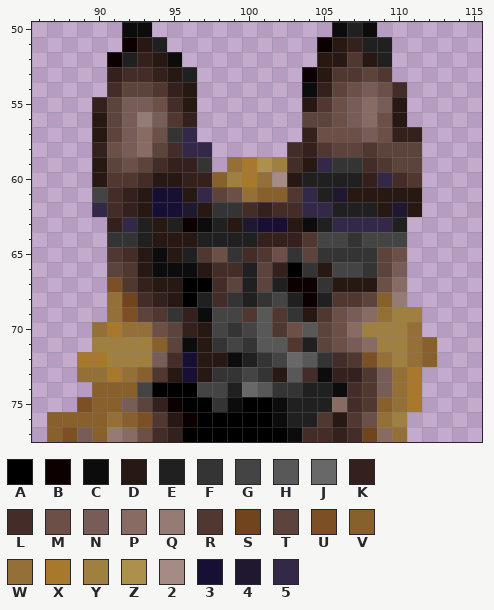
Pixel-art file, stored at Resources/UnitSprites/XcomFaction/XcomDoge/InvDoge/Breed/DOG_M0.ase. Above, as it was before the edit.
320x200 pixels, 1 frame. Shown: x 86..115, y 50..77.
Visible layers, top first: "Layer Copy", "Layer".
Palette (. is transparent): A #000000  B #0c0000  C #0c0c0c  D #281814  E #202020  F #343434  G #444444  H #585858  J #686868  K #34201c  L #442c28  M #6c5048  N #785c58  P #886c64  Q #947c74  R #503830  S #70441c  T #5c443c  U #7c5024  V #88602c  W #947038  X #a8782c  Y #a08040  Z #ac904c  2 #a48c84  3 #181034  4 #201830  5 #342848
Pixels before, first column x 87:
50 .....CC............CEC....
51 .....BDE..........BDKEE...
52 ....BEKDC.........DDRDE...
53 ....KLLKDE.......BDRRTR...
54 ....LTTRKD.......CKTMNML..
55 ...KTNNMLD.......DRMNPND..
56 ...DTNQNRK.......TTMNPMD..
57 ...DTNPMF5.......KMMMNMKK.
58 ...KMNPTL55.....LKRTTRTTT.
59 ...DTMTLKKF.WXZYLD5FFLRTT.
60 ...DRRLDDKKVYXW2DEEEEK5LR.
61 ...GLKD33D5TMWVVR5E4DDDDD.
62 ...5LKD334DFFLKLL55EEED4D.
63 ....K5EDEBCED433DCE5555E..
64 ....FFEDDDEEEEKKKRGGFGGG..
65 ....RLDCDERMFLRMFTFFFFTM..
66 ....TRDCCCDLLETKAFDGGFTN..
67 ....URKDDAALTETEBBFDDDMP..
68 ....WSLKDAELFEFGEBERRTVQ..
69 ....WUTRFKCGGRHRFDRMNPWYY.
70 ...WXWWMTKDGFGHRMHTMPYYYW.
71 ...YYYYVTCDFGFHHRETMNPYYWV
72 ..XXYYYNL3DDCEFGJHFLRUWYWV
73 ..WWXWVRD3DFFGFDHLCKKRNWX.
74 ...VVVGAAAGGEJHFFEECLRNWX.
75 ..UVVNTKBAAFCAACEEEPLRVWX.
76 VVVVWVURDBAAAAACEERDRMWY..
77 VUNVQPMLKAAAAAAACLLKLSPW..
Once edited:
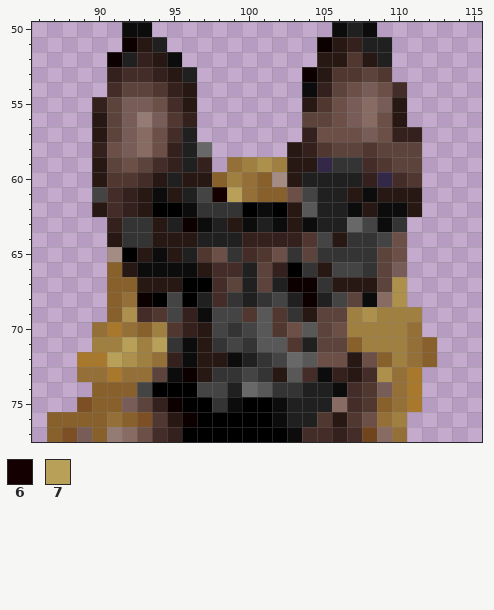
Colours new in this view: 6 #140000  7 #b8a058
Diff:
Changed rows in their new state; - is an unchanged pixel.
Layer "Layer Copy":
first column x 90:
57 -----LE--------------
58 ----MKEJ-----D-------
59 ------EK--Y--D-------
60 -----EDD--WV---------
61 ----CDEG67---MG-E-C--
62 D---AACF--ACADHE-CDCC
63 --FF------CEC---EJGCF
64 -D-F------K-----D-F-M
65 -2A------------------
66 -VDC-----------------
67 -VVD---------------TZ
68 -VWBAG----------GTCPZ
69 -VZL-G---------TTYZY-
70 ---VYR-----------Y---
71 --7-7F----------TVY--
72 -7Z-WKC--------MMDMV-
73 ---WTCB----------DLZ-
Changed places in both pictures, as pixel boxes (x1, y1, x2, y2):
changed: (92, 127, 407, 382)
